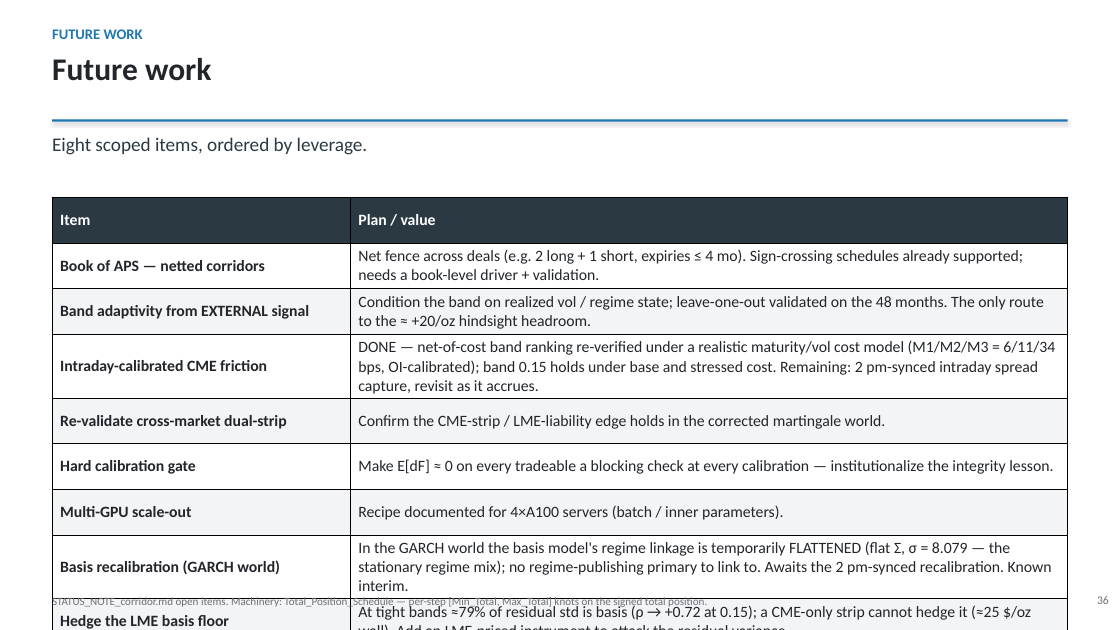
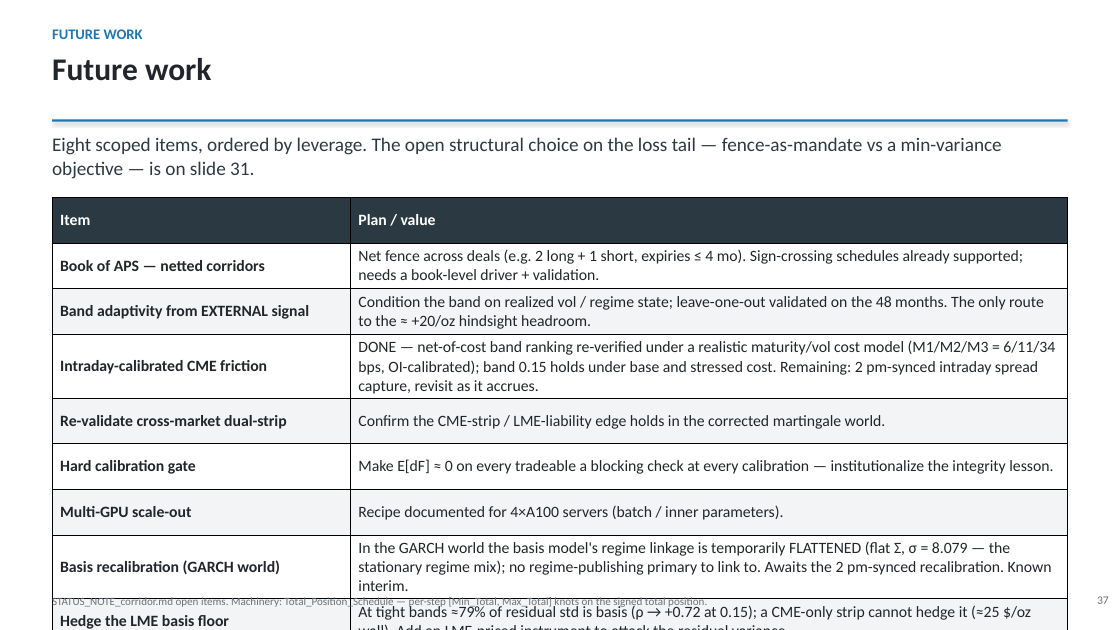
Before and after one commit to sylam/riskflow, a slide deck: slide 37 of artifacts/platinum_hedge_management_deck.pptx (slide 36 before the commit). Drawn at 1120x630 pixels with LibreOffice and Linux fonts; fonts in the diff are those of the drawing. Boxes give left, top, right and bottom in pixels: in the first picture for what was removed or moved away, otherwise in the second. Text is boxed around its words. In the diff, an @@ line names an element or a change of style, - is before the commit and + after.

```diff
--- a/artifacts/platinum_hedge_management_deck.pptx
+++ b/artifacts/platinum_hedge_management_deck.pptx
@@ text at bbox=[52, 137, 1002, 179]: text changed @@
-Eight scoped items, ordered by leverage.
+Eight scoped items, ordered by leverage. The open structural choice on the loss tail — fence-as-mandate vs a min-variance objective — is on slide 31.
@@ text at bbox=[1097, 596, 1109, 604]: text changed @@
-36
+37
```
Also in this commit, not shown: 19 other slides changed, 1 slide added.
